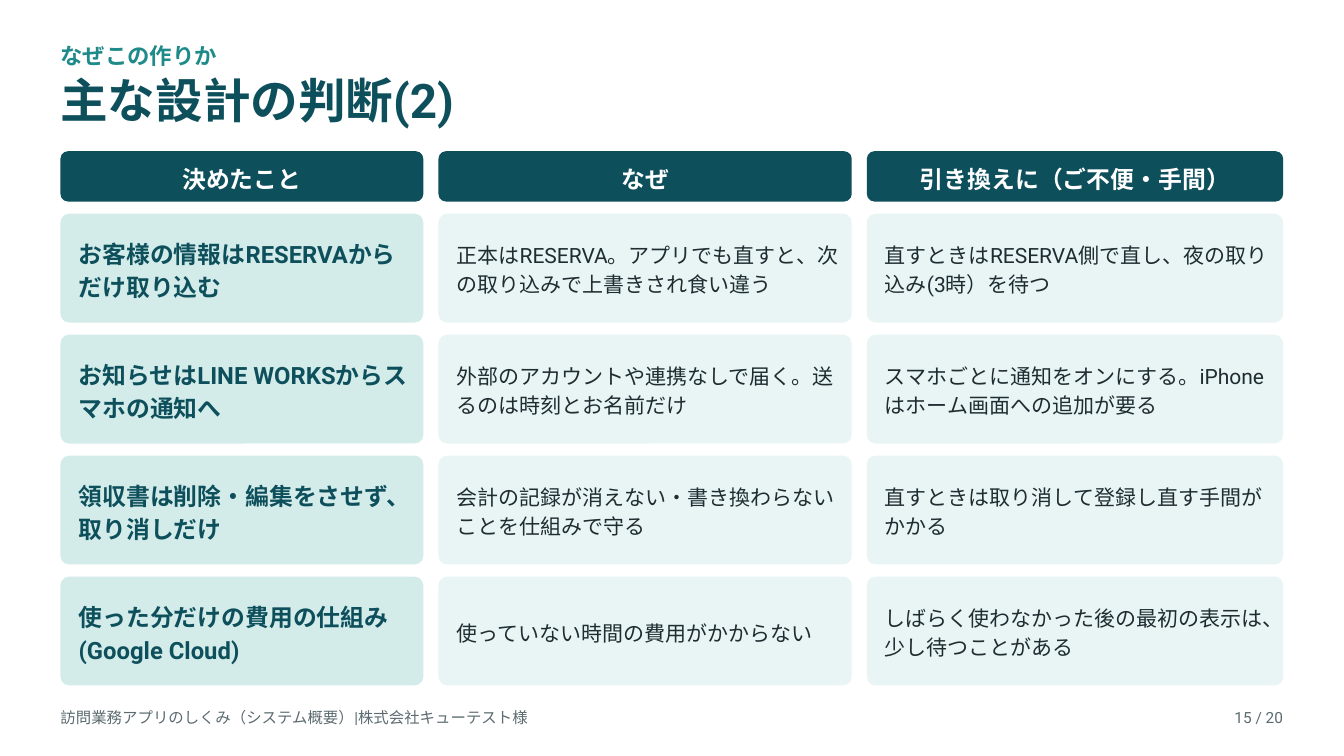
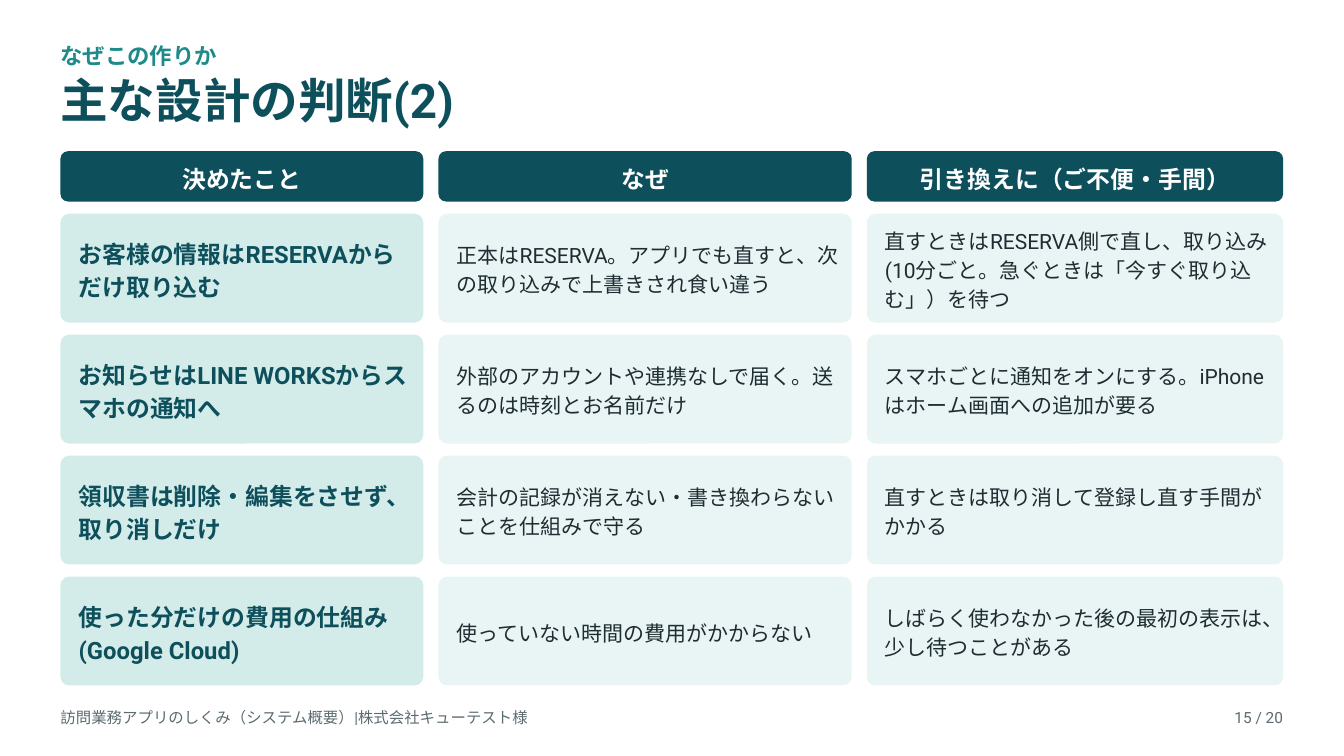
Before and after one commit to katahimo-dev/katahimo-app, a slide deck: slide 15 of doc/partner/システム概要のご説明_キューテスト様.pptx. Drawn at 1344x756 pixels with LibreOffice and Linux fonts; fonts in the diff are those of the drawing. Boxes give left, top, right and bottom in pixels: in the first picture for what was removed or moved away, otherwise in the second. Text is boxed around its words. In the diff, an @@ line names an element or a change of style, - is before the commit and + after.

```diff
--- a/doc/partner/システム概要のご説明_キューテスト様.pptx
+++ b/doc/partner/システム概要のご説明_キューテスト様.pptx
@@ text at bbox=[885, 231, 1267, 309]: text changed @@
-直すときはRESERVA側で直し、夜の取り込み(3時）を待つ
+直すときはRESERVA側で直し、取り込み(10分ごと。急ぐときは「今すぐ取り込む」）を待つ
```
Also in this commit, not shown: 2 other slides changed, 5 other files.
